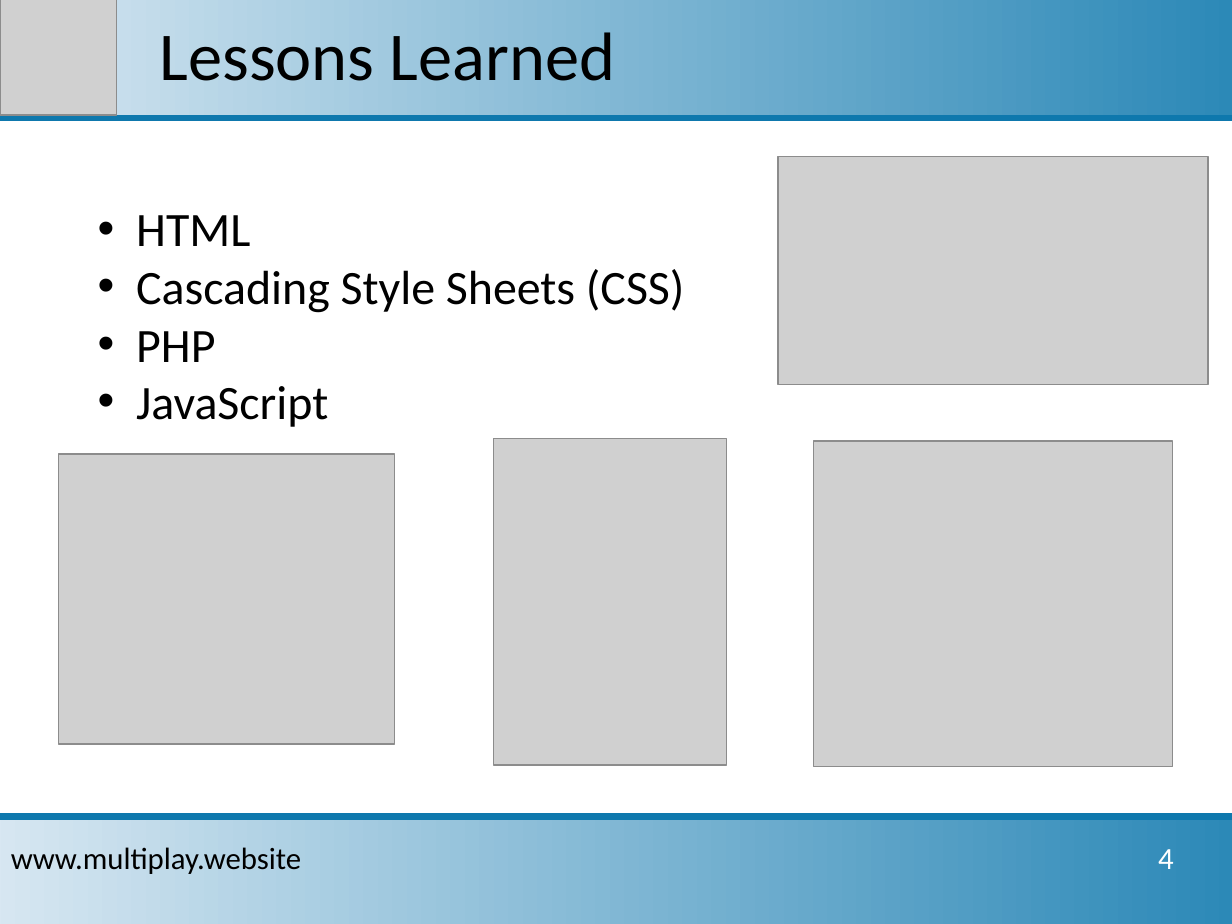
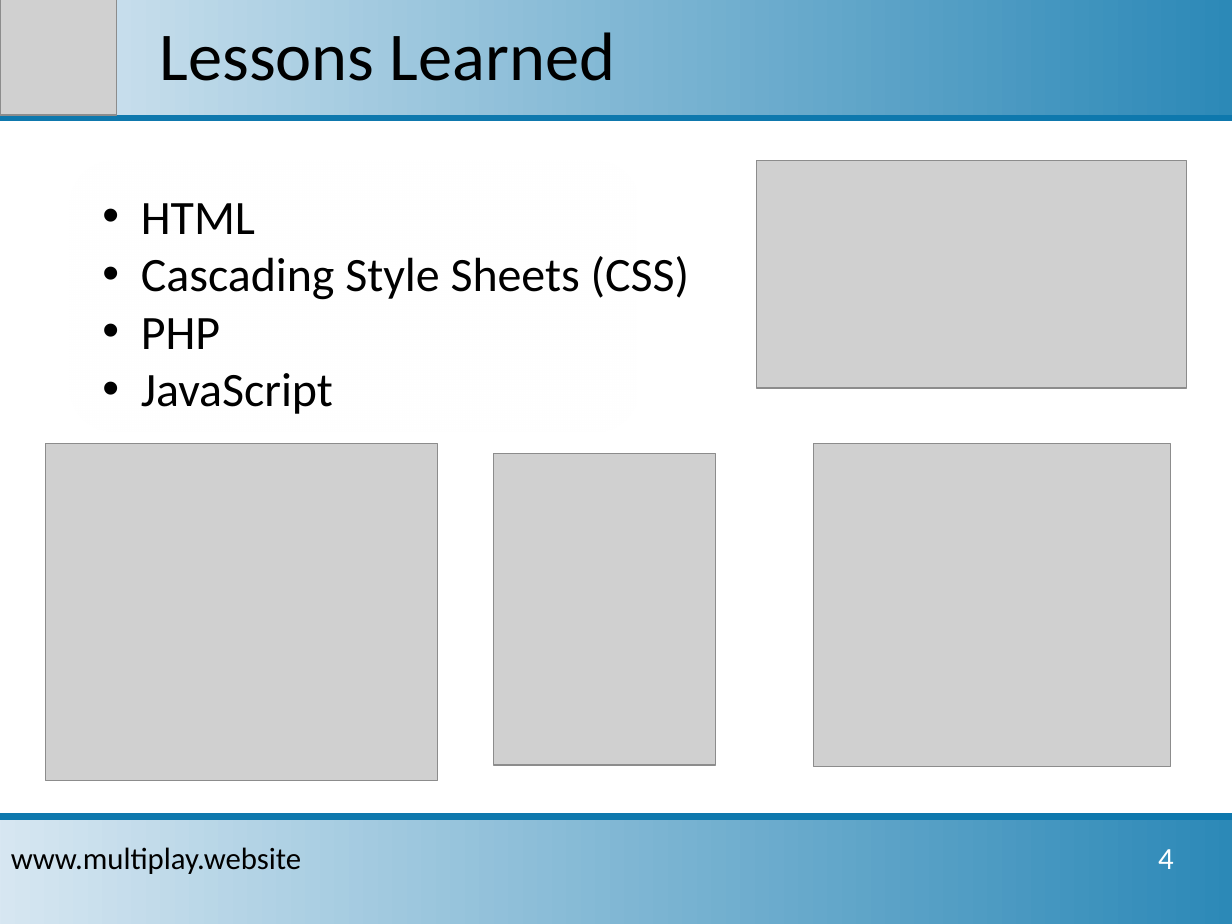
Before and after one commit to sbrinnich/MultiPlay, a slide deck: slide 6 of doc/Projektpraesentation_2017-01-23.pptx. Drawn at 1232x924 pixels with LibreOffice and Linux fonts; fonts in the diff are those of the drawing; grey boxes stand for pictures; background and template pictures are left out. Boxes give left, top, right and bottom in pixels: in the first picture for what was removed or moved away, otherwise in the second. Text is boxed around its words. In the diff, an @@ line names an element or a change of style, - is before the commit and + after.

```diff
--- a/doc/Projektpraesentation_2017-01-23.pptx
+++ b/doc/Projektpraesentation_2017-01-23.pptx
@@ rounded rectangle added at (x1=70, y1=160, x2=641, y2=431), fill gradient #FFFFFF @@
@@ picture moved from (x1=779, y1=156, x2=1209, y2=384) to (x1=756, y1=160, x2=1186, y2=388) @@
@@ text "HTML" moved from (x1=136, y1=215, x2=685, y2=427) to (x1=141, y1=203, x2=690, y2=414) @@
@@ picture resized from (x1=58, y1=455, x2=394, y2=744) to (x1=46, y1=444, x2=437, y2=781) @@
@@ picture resized from (x1=494, y1=439, x2=727, y2=765) to (x1=494, y1=453, x2=716, y2=765) @@
```
Also in this commit, not shown: 2 other slides changed, 1 slide added, 1 slide removed.
